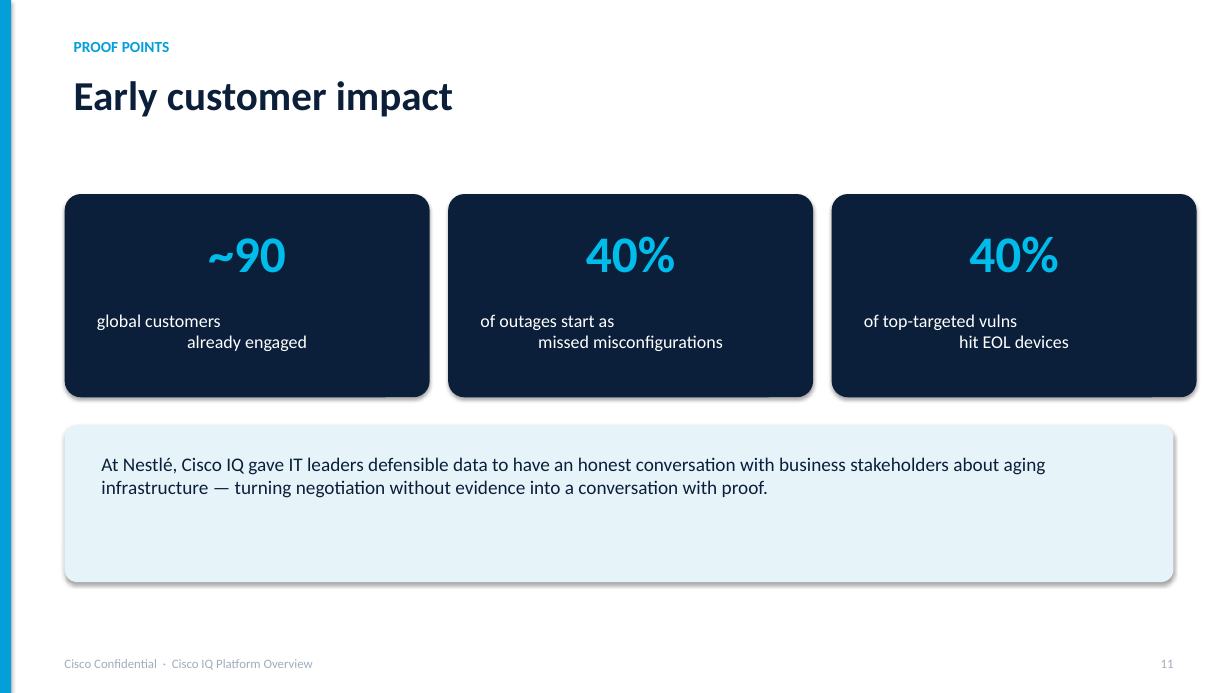
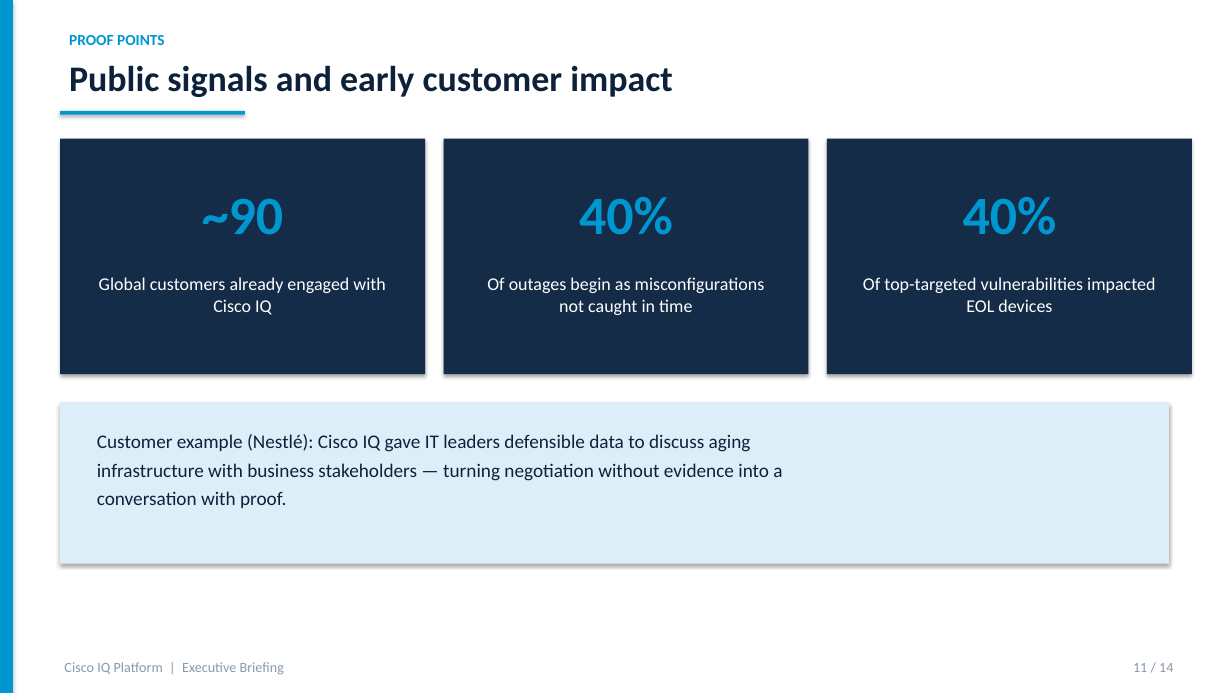
Before and after one commit to Ahmed-Nabhan/mindsparkle, a slide deck: slide 11 of docs/Cisco_IQ_Platform_Executive_Briefing.pptx. Drawn at 1232x693 pixels with LibreOffice and Linux fonts; fonts in the diff are those of the drawing. Boxes give left, top, right and bottom in pixels: in the first picture for what was removed or moved away, otherwise in the second. Text is boxed around its words. In the diff, an @@ line names an element or a change of style, - is before the commit and + after.

```diff
--- a/docs/Cisco_IQ_Platform_Executive_Briefing.pptx
+++ b/docs/Cisco_IQ_Platform_Executive_Briefing.pptx
@@ rectangle at box(0, 0, 13, 693): fill #049FD9 to #0097D0 @@
@@ text "PROOF POINTS" at box(69, 35, 165, 45): text colour #049FD9 to #0097D0 @@
@@ text at box(69, 65, 672, 97): text changed; size 32 to 28 pt; text colour #0B1F3A to #0D223A @@
-Early customer impact
+Public signals and early customer impact
@@ rectangle added at box(60, 111, 245, 115), fill #0097D0 @@
@@ rectangle added at box(60, 139, 425, 374), fill #142C47 @@
@@ rectangle added at box(444, 139, 809, 374), fill #142C47 @@
@@ rectangle added at box(827, 139, 1192, 374), fill #142C47 @@
@@ size 40 to 42 pt, text colour #00BCEB to #0097D0 in 3 elements at box(579, 197, 673, 235), box(963, 197, 1057, 235), box(202, 198, 283, 235) @@
@@ text "~90": place and size @@
-text "~90" at box(208, 238, 285, 273)
+text "~90" at box(202, 198, 283, 235)
@@ text "40%": place and size @@
-text "40%" at box(586, 236, 675, 273)
+text "40%" at box(579, 197, 673, 235)
@@ text "40%": place and size @@
-text "40%" at box(969, 236, 1058, 273)
+text "40%" at box(963, 197, 1057, 235)
@@ rounded rectangle removed at box(65, 194, 430, 397) @@
@@ rounded rectangle removed at box(448, 194, 813, 397) @@
@@ rounded rectangle removed at box(832, 194, 1197, 397) @@
@@ text at box(99, 277, 385, 315): text changed @@
-global customers
-already engaged
+Global customers already engaged with Cisco IQ
@@ text at box(487, 277, 765, 315): text changed @@
-of outages start as
-missed misconfigurations
+Of outages begin as misconfigurations not caught in time
@@ text at box(863, 277, 1155, 312): text changed @@
-of top-targeted vulns
-hit EOL devices
+Of top-targeted vulnerabilities impacted EOL devices
@@ rectangle added at box(60, 402, 1169, 564), fill #DCEEF8 @@
@@ rounded rectangle removed at box(65, 425, 1174, 582) @@
@@ text at box(97, 434, 782, 508): text changed; text colour #0B1F3A to #0D223A @@
-At Nestlé, Cisco IQ gave IT leaders defensible data to have an honest conversation with business stakeholders about aging infrastructure — turning negotiation without evidence into a conversation with proof.
+Customer example (Nestlé): Cisco IQ gave IT leaders defensible data to discuss aging
+infrastructure with business stakeholders — turning negotiation without evidence into a
+conversation with proof.
@@ text at box(64, 662, 284, 675): text changed; size 10 to 11 pt; text colour #A0AEBC to #8A9AAA @@
-Cisco Confidential · Cisco IQ Platform Overview
+Cisco IQ Platform | Executive Briefing
@@ text at box(1133, 663, 1173, 672): text changed; size 10 to 11 pt; text colour #A0AEBC to #8A9AAA @@
-11
+11 / 14
```
Also in this commit, not shown: 13 other slides changed, 5 other files.
